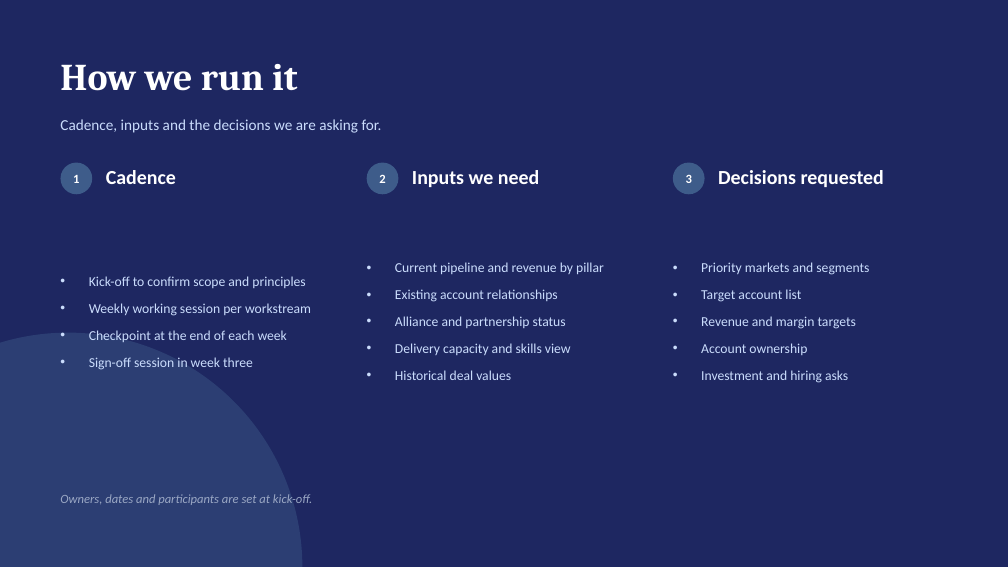
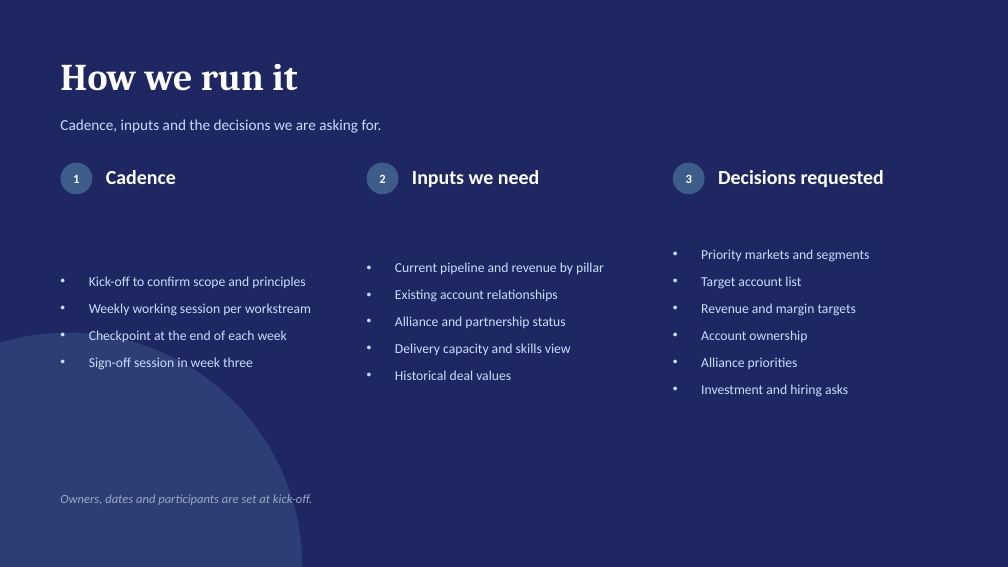
Before and after one commit to dhajjar-cyber/bae, a slide deck: slide 11 of FSI strategy/EAIND-FSI-Strategy-Development-Plan.pptx (slide 10 before the commit). Drawn at 1008x567 pixels with LibreOffice and Linux fonts; fonts in the diff are those of the drawing. Boxes give left, top, right and bottom in pixels: in the first picture for what was removed or moved away, otherwise in the second. Text is boxed around its words. In the diff, an @@ line names an element or a change of style, - is before the commit and + after.

```diff
--- a/FSI strategy/EAIND-FSI-Strategy-Development-Plan.pptx
+++ b/FSI strategy/EAIND-FSI-Strategy-Development-Plan.pptx
@@ text at (701, 357, 798, 369): paragraph added @@
+• Alliance priorities
```
Also in this commit, not shown: 3 other slides changed, 1 slide added, 2 other files.
